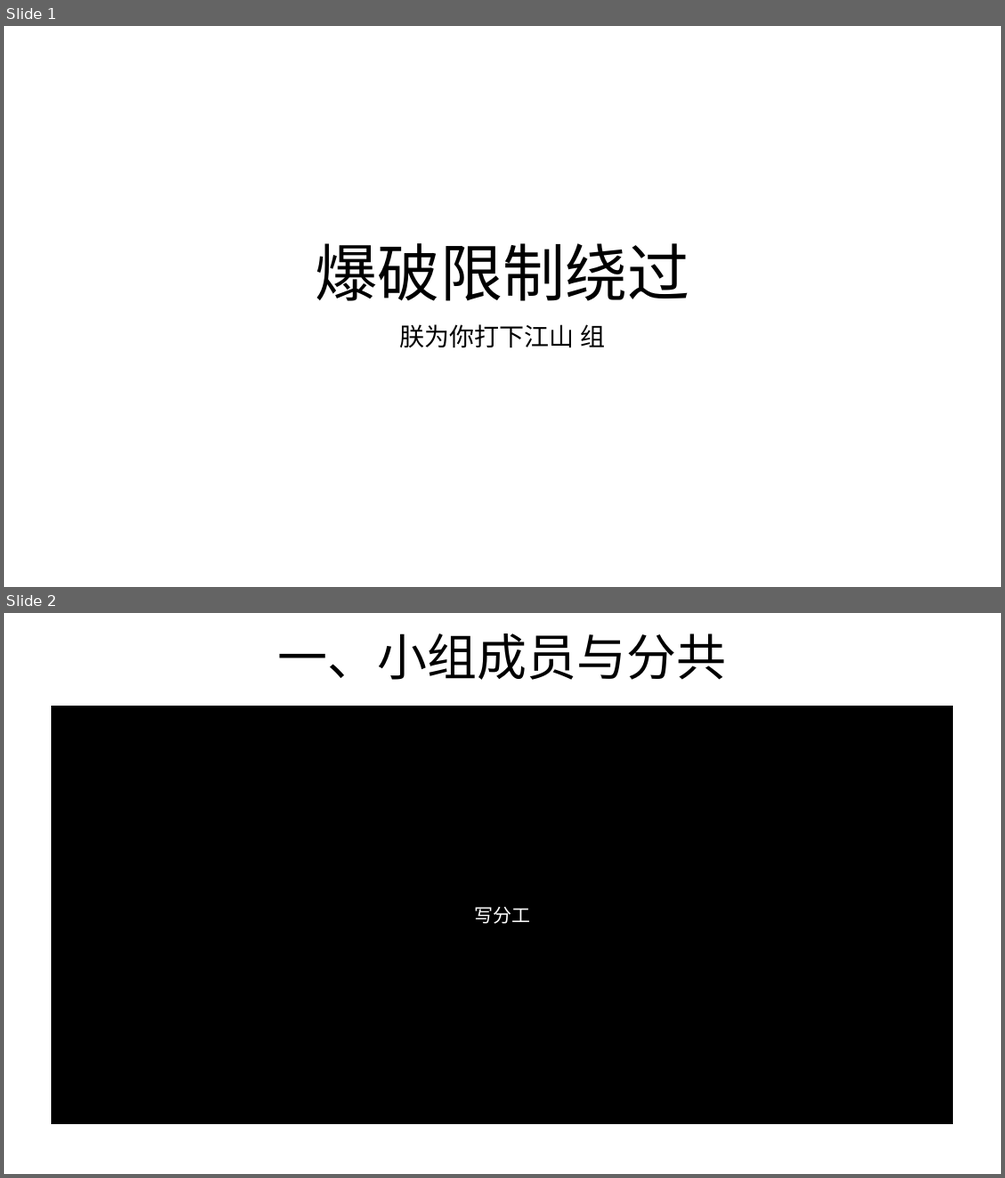
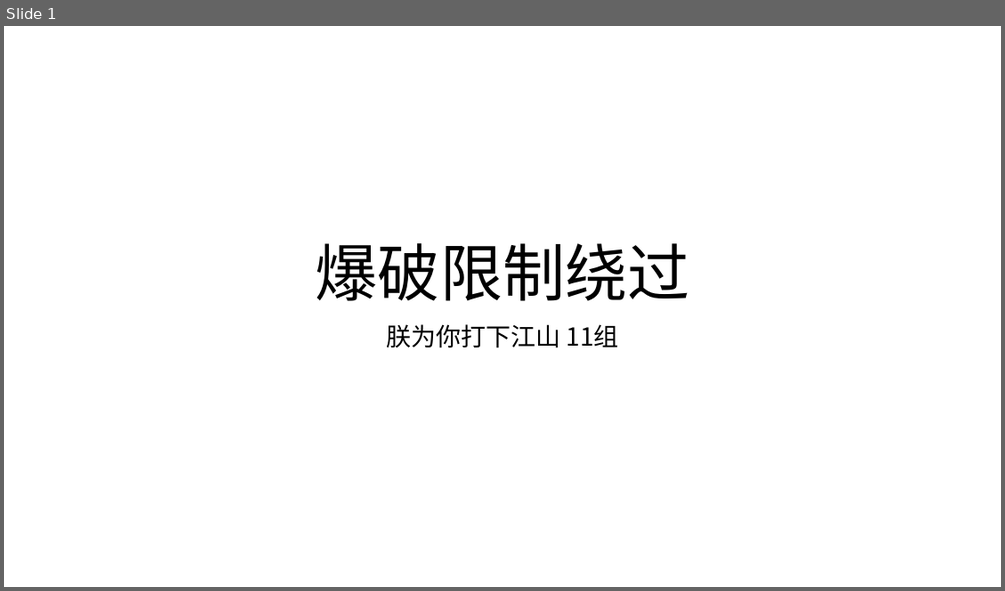
Before and after one commit to RiskySignal/Web-Security-Project, a slide deck: document/朕为你打下江山.pptx. Shown one above the other, each under a label of ours: slides 1 and 2 before the commit, slide 1 after it. The pictures are 1005x1178 and 1005x591 pixels, drawn with LibreOffice and Linux fonts; fonts in the diff are those of the drawing. Boxes give left, top, right and bottom in pixels: in the first picture for what was removed or moved away, otherwise in the second. Text is boxed around its words. In the diff, an @@ line names an element or a change of style, - is before the commit and + after.

```diff
--- a/document/朕为你打下江山.pptx
+++ b/document/朕为你打下江山.pptx
@@ slide 2 removed at (x1=4, y1=613, x2=1001, y2=1174), background #FFFFFF @@
@@ title removed at (x1=278, y1=633, x2=727, y2=680) @@
-一、小组成员与分共
@@ rectangle removed at (x1=52, y1=706, x2=953, y2=1124) @@
-写分工
@@ slide 1 changed as well @@
@@ subtitle at (x1=386, y1=324, x2=619, y2=348): text changed @@
-朕为你打下江山 组
+朕为你打下江山 11组
```
Also in this commit, not shown: 2 other slides changed, 1 slide added.
